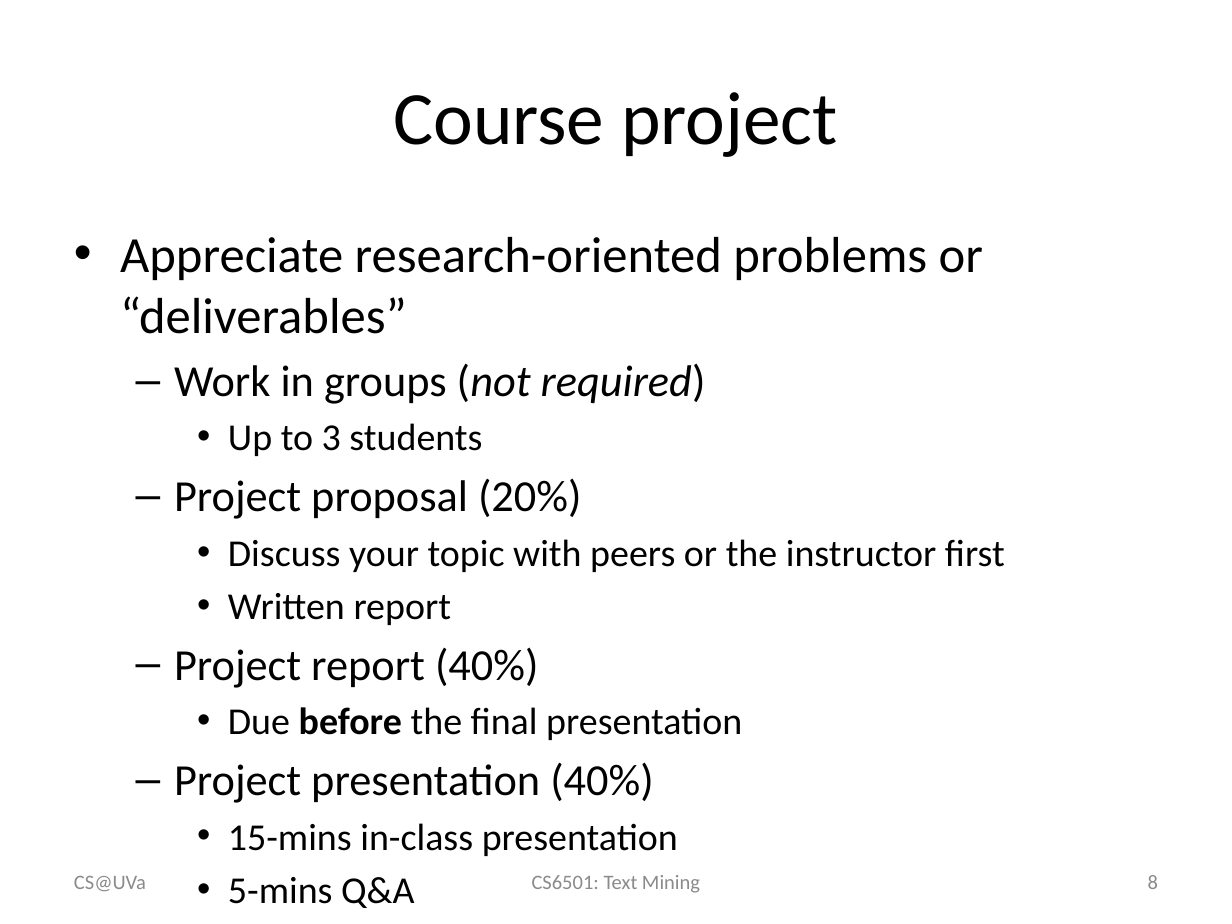
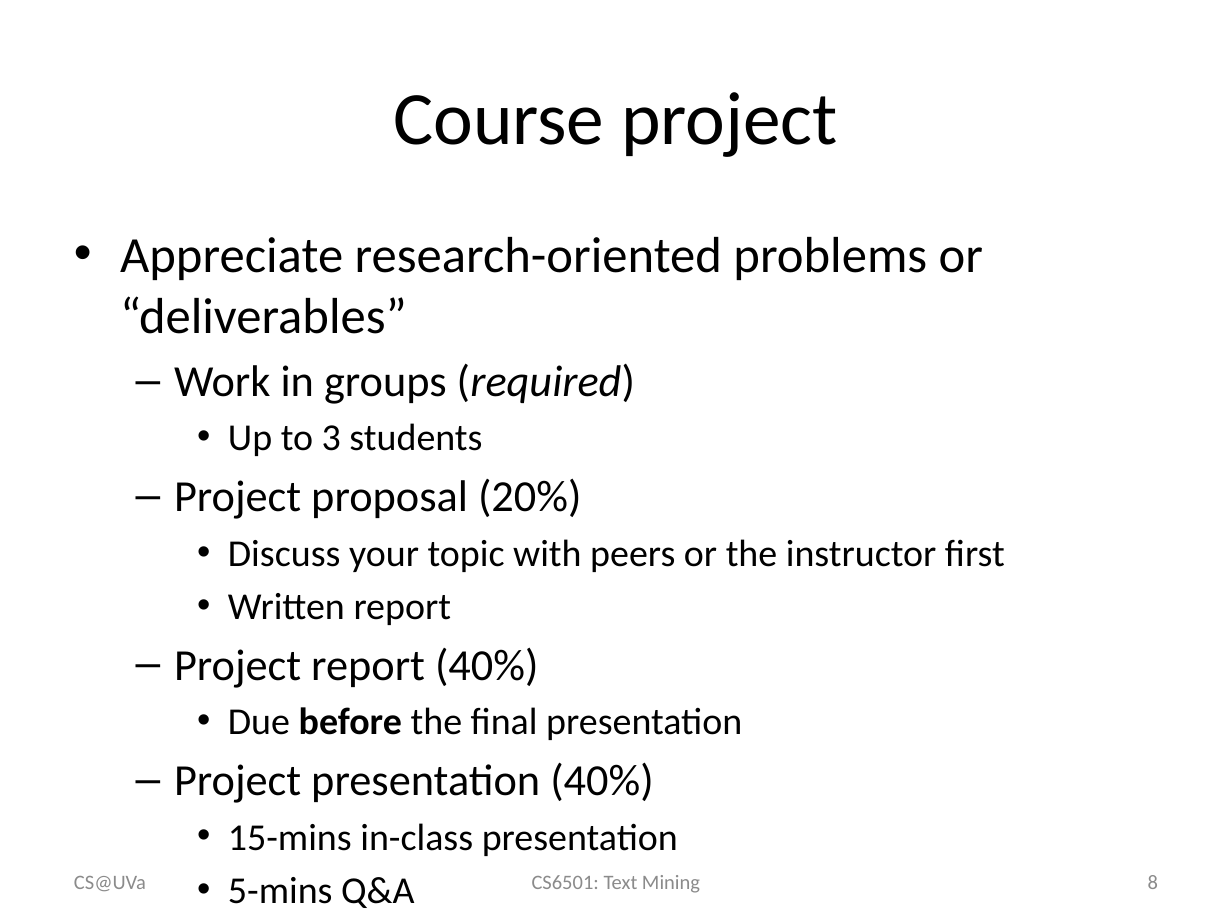
Before and after one commit to wang296/CS6501-Text-Mining, a slide deck: slide 8 of docs/CoursePolicy.pptx. Drawn at 1232x924 pixels with LibreOffice and Linux fonts; fonts in the diff are those of the drawing. Boxes give left, top, right and bottom in pixels: in the first picture for what was removed or moved away, otherwise in the second. Text is boxed around its words. In the diff, an @@ line names an element or a change of style, - is before the commit and + after.

```diff
--- a/docs/CoursePolicy.pptx
+++ b/docs/CoursePolicy.pptx
@@ text at [174,363,635,404]: text changed @@
-  – Work in groups (not required)
+  – Work in groups (required)
```
Also in this commit, not shown: 7 other slides changed, 2 slides added, 5 other files.
